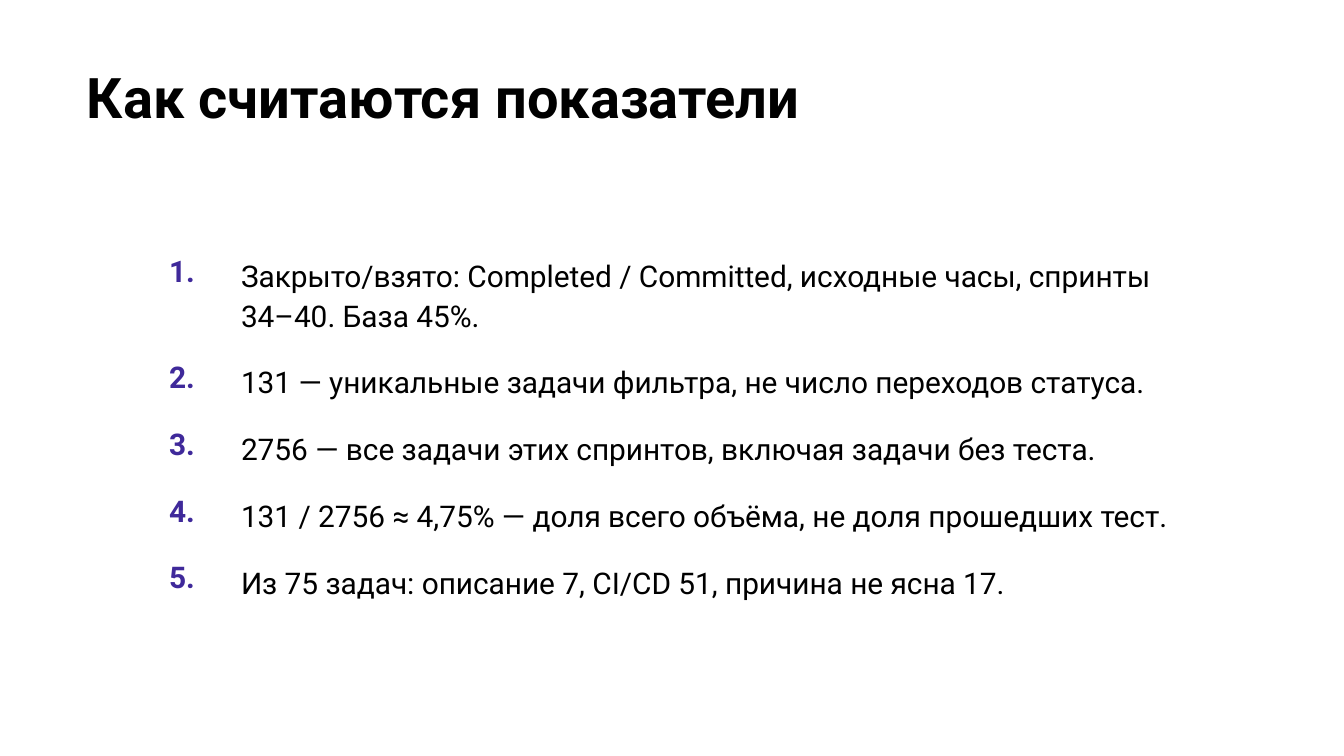
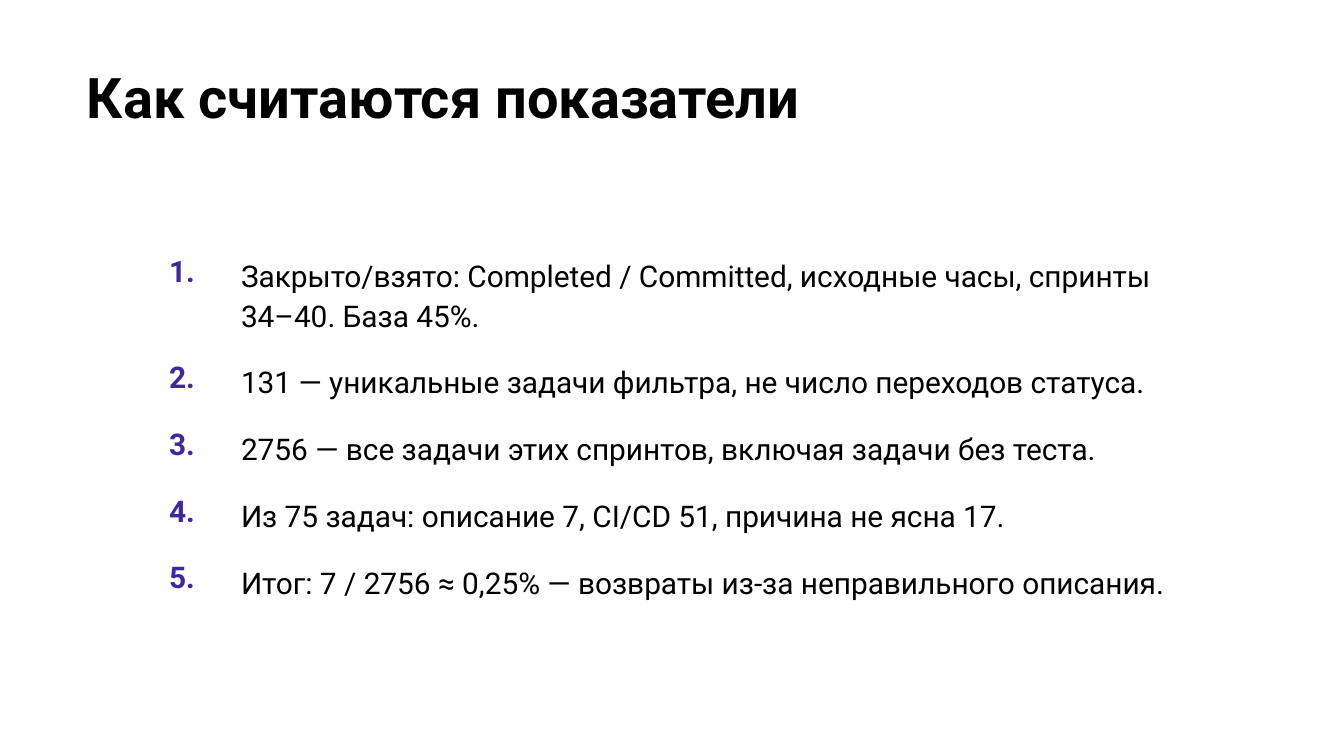
Before and after one commit to camelot270/otus_work, a slide deck: slide 11 of docs/Защита проекта. Петров Н.И..pptx. Drawn at 1344x756 pixels with LibreOffice and Linux fonts; fonts in the diff are those of the drawing; background and template pictures are left out. Boxes give left, top, right and bottom in pixels: in the first picture for what was removed or moved away, otherwise in the second. Text is boxed around its words. In the diff, an @@ line names an element or a change of style, - is before the commit and + after.

```diff
--- a/docs/Защита проекта. Петров Н.И..pptx
+++ b/docs/Защита проекта. Петров Н.И..pptx
@@ table at (x1=140, y1=241, x2=1204, y2=604) @@
-row 4, column 2: 131 / 2756 ≈ 4,75% — доля всего объёма, не доля прошедших тест.
+row 4, column 2: Из 75 задач: описание 7, CI/CD 51, причина не ясна 17.
-row 5, column 2: Из 75 задач: описание 7, CI/CD 51, причина не ясна 17.
+row 5, column 2: Итог: 7 / 2756 ≈ 0,25% — возвраты из-за неправильного описания.
```
Also in this commit, not shown: 1 other slide changed.
